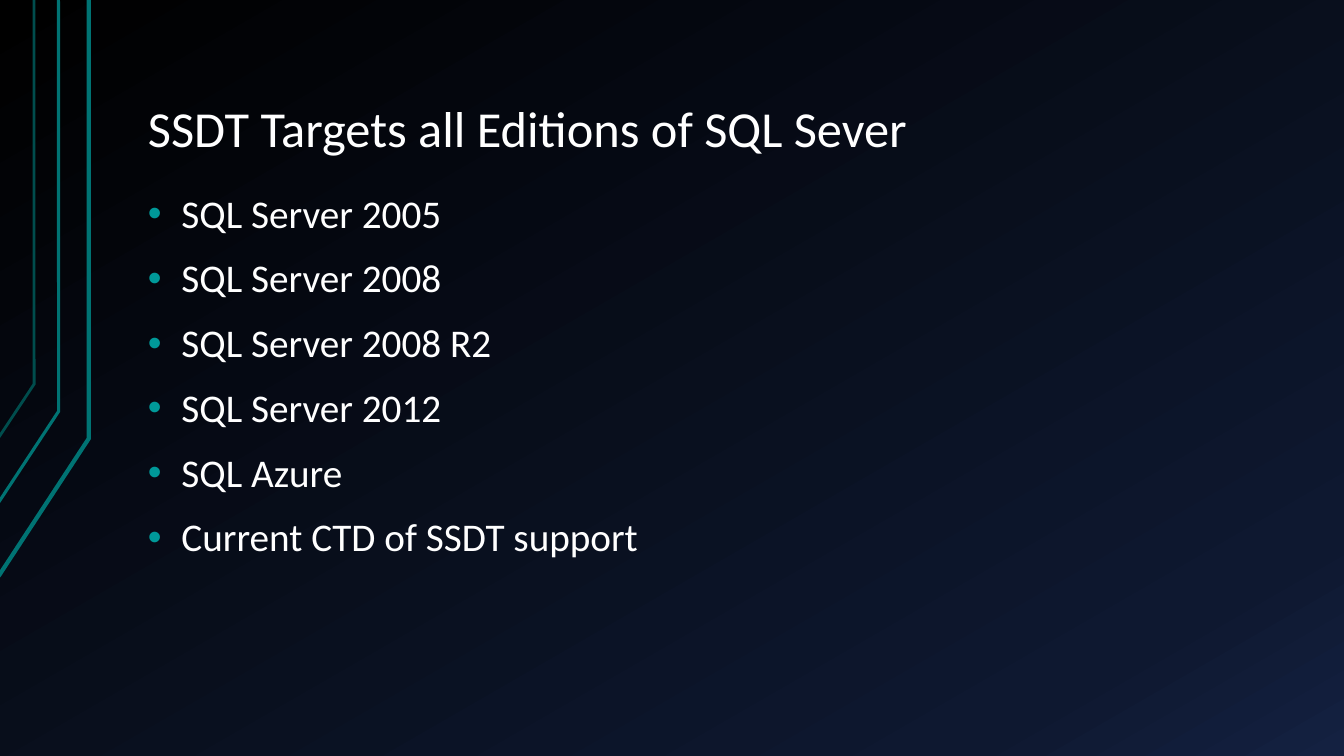
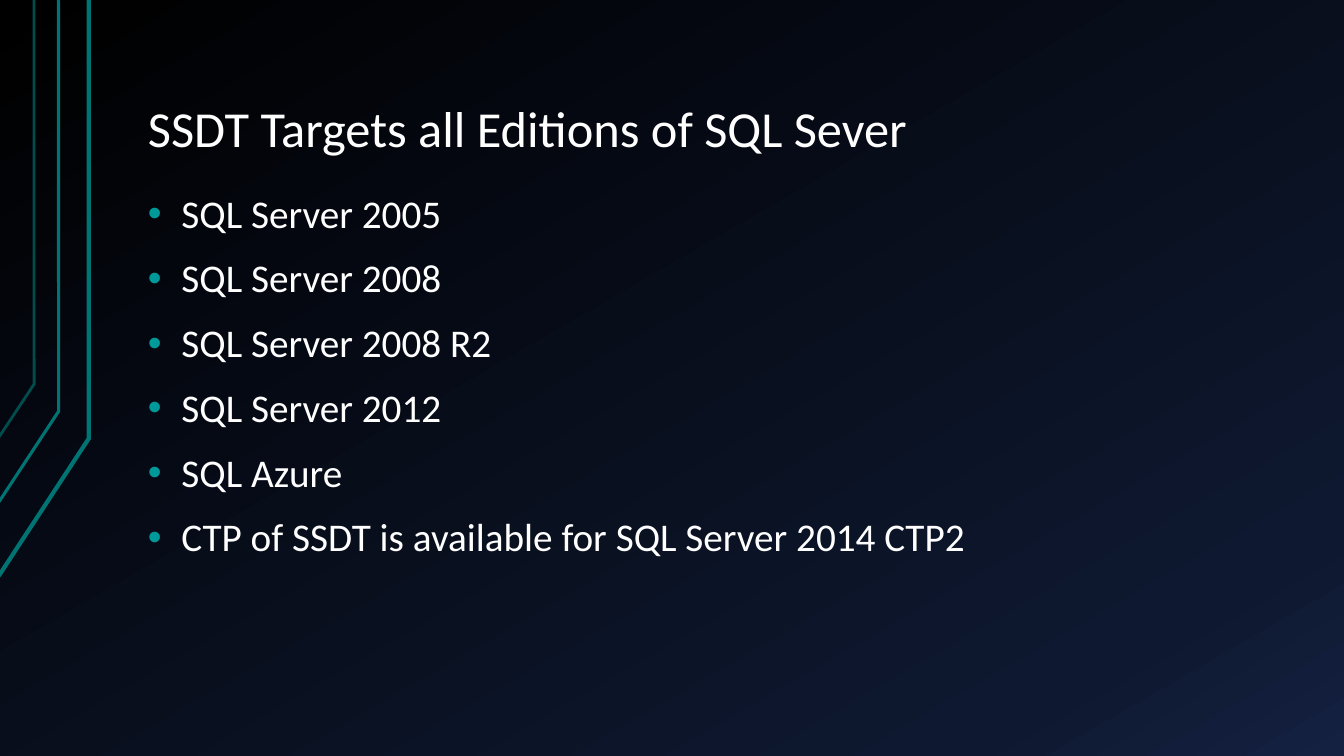
Before and after one commit to JeremySBrown/SQLServerDataToolsPresentation, a slide deck: slide 3 of Slides/SSDT Introduction.pptx. Drawn at 1344x756 pixels with LibreOffice and Linux fonts; fonts in the diff are those of the drawing. Boxes give left, top, right and bottom in pixels: in the first picture for what was removed or moved away, otherwise in the second. Text is boxed around its words. In the diff, an @@ line names an element or a change of style, - is before the commit and + after.

```diff
--- a/Slides/SSDT Introduction.pptx
+++ b/Slides/SSDT Introduction.pptx
@@ text at [181, 523, 964, 557]: text changed @@
-• Current CTD of SSDT support
+• CTP of SSDT is available for SQL Server 2014 CTP2
```
Also in this commit, not shown: 1 other slide changed, 2 slides added.
